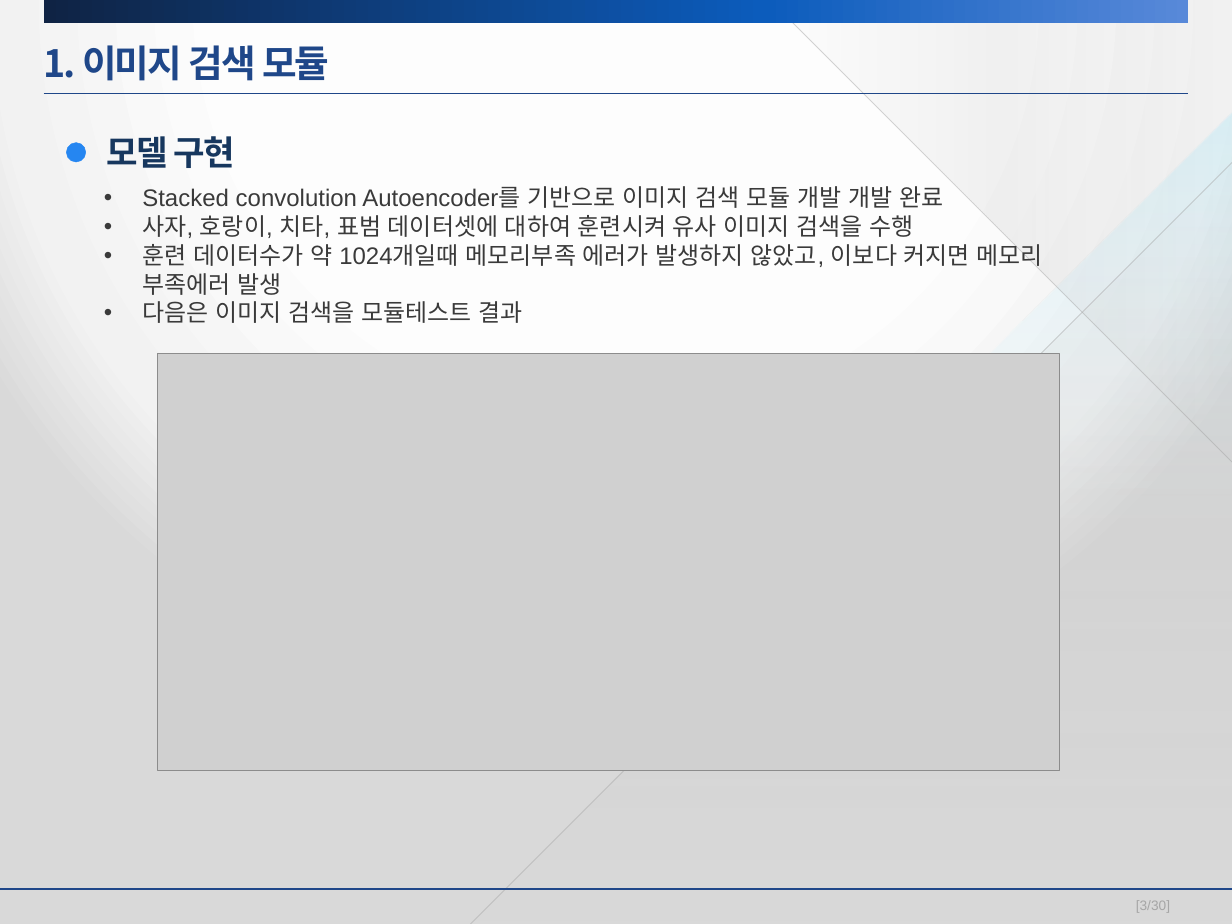
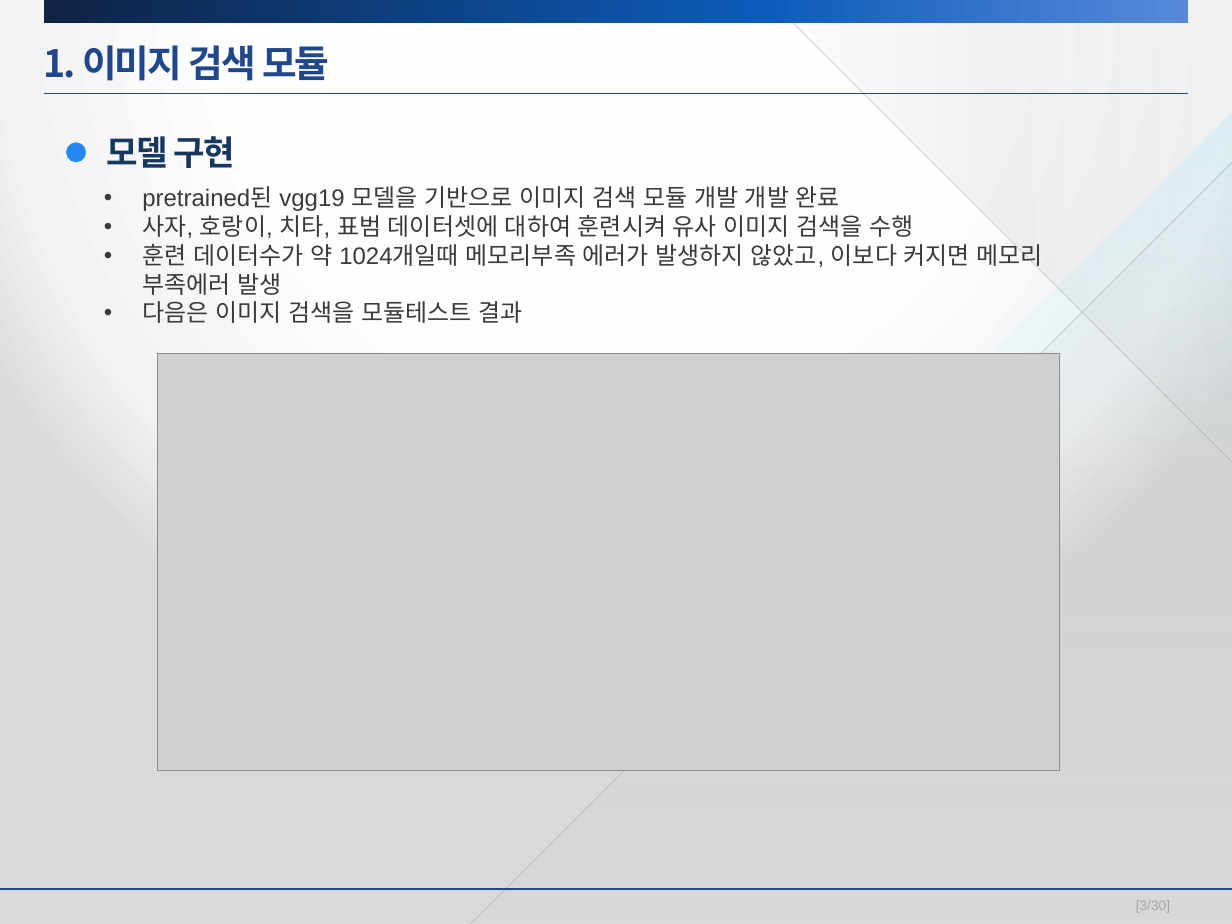
Before and after one commit to SeungMinSong2929/2021-1-CECD3-four-elSe-1, a slide deck: slide 3 of 발표자료/발표 피피티/13주차_발표피피티_four_elSe ver1.1.pptx. Drawn at 1232x924 pixels with LibreOffice and Linux fonts; fonts in the diff are those of the drawing; grey boxes stand for pictures; background and template pictures are left out. Boxes give left, top, right and bottom in pixels: in the first picture for what was removed or moved away, otherwise in the second. Text is boxed around its words. In the diff, an @@ line names an element or a change of style, - is before the commit and + after.

```diff
--- a/발표자료/발표 피피티/13주차_발표피피티_four_elSe ver1.1.pptx
+++ b/발표자료/발표 피피티/13주차_발표피피티_four_elSe ver1.1.pptx
@@ text at (142, 186, 840, 211): text changed @@
-• Stacked convolution Autoencoder를 기반으로 이미지 검색 모듈 개발 개발 완료
+• pretrained된 vgg19 모델을 기반으로 이미지 검색 모듈 개발 개발 완료
```
